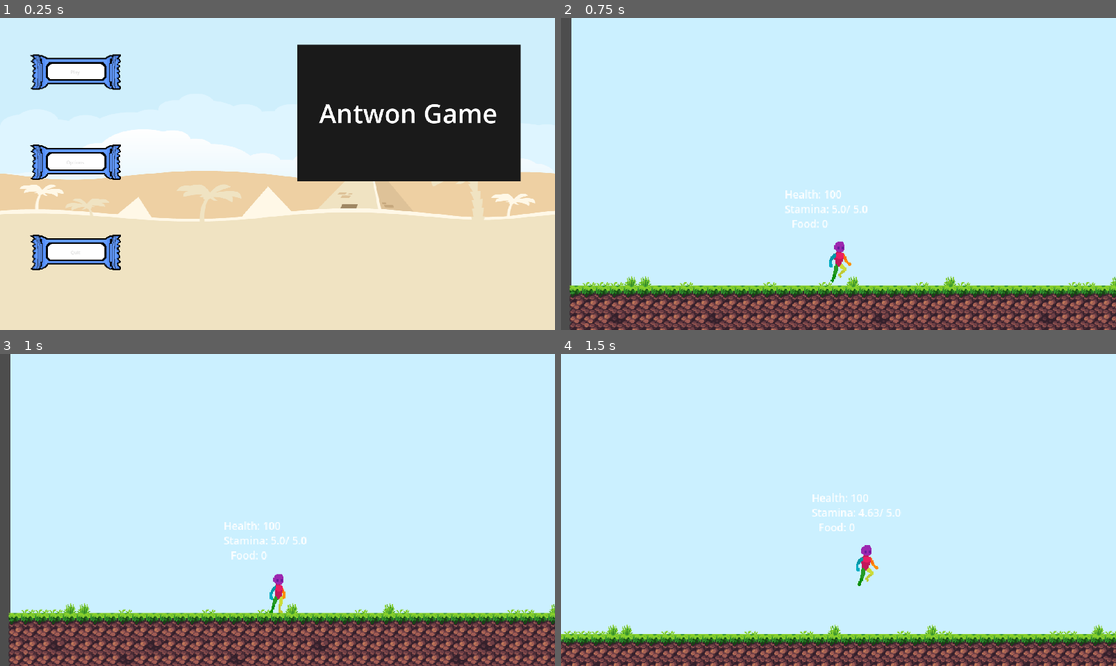
Above: before the commit, frames 1-4 (two rows, left to right).
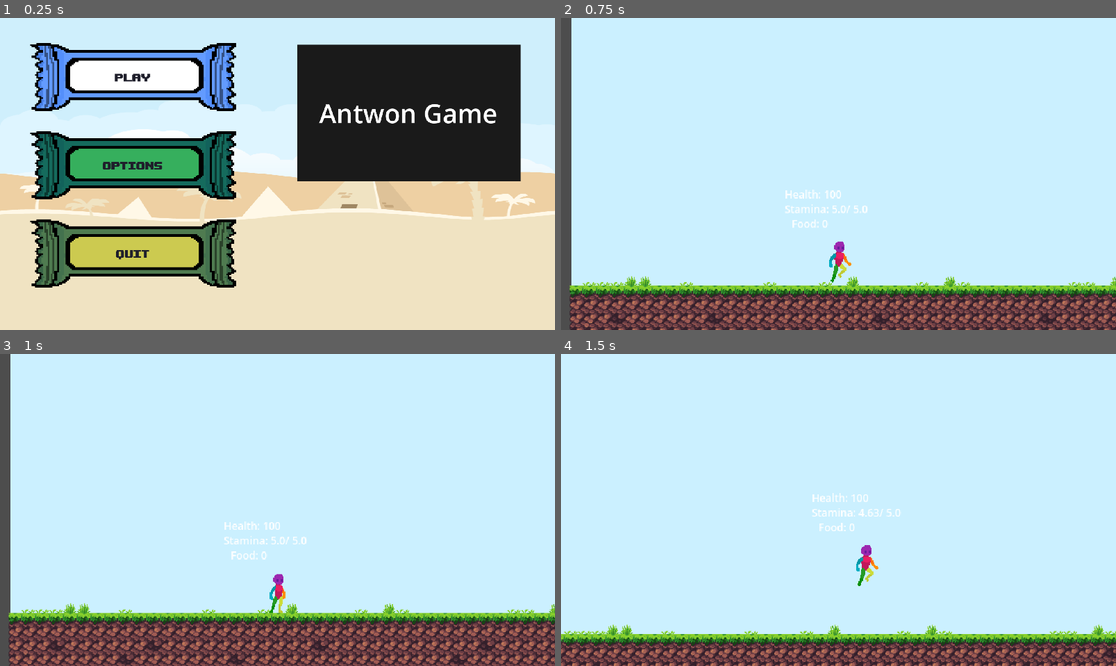
Above: after the commit, the same moments.

Repository: raumonte/Shovel_Gam_Jam
Game: Godot game, scene res://Scenes/main_menu.tscn
Same seed, same stepped clock (60 frames per second), same inputs: the game is played once before the commit and once after it. The engine's default icon, where the game draws it, is replaced by a stand-in: a white triangle on a blue panel in a dark square. Sound files missing from this copy of the repository are replaced by a short silence.
Inputs:
- Up to frame 1 (0.25 s): no input
- Up to frame 2 (0.75 s): click "Play" at 0.5 s
- Up to frame 3 (1 s): no input
- Up to frame 4 (1.5 s): tap Enter (ui_accept) at 1.25 s; hold Right (ui_right) from 1.28 s (still down); hold Shift (Ability_1) from 1.28 s (still down)

The runs differ from the first frame. In frame 1, 19% of the frame differs, in the area x 5-43%, y 8-87%; in frame 2, nothing differs; in frame 3, nothing differs; in frame 4, nothing differs.

Commit message:
Improved Main Menu Buttons

Diff:
--- a/HeaderLarge.tres
+++ /dev/null
@@ -1,7 +0,0 @@
-[gd_resource type="Theme" load_steps=2 format=3 uid="uid://cqmo8y3g8qa3p"]
-
-[sub_resource type="StyleBoxTexture" id="StyleBoxTexture_rd5c2"]
-
-[resource]
-Button/styles/normal = SubResource("StyleBoxTexture_rd5c2")
-HeaderLarge/font_sizes/font_size = 90
--- a/Scenes/DevLevel.tscn
+++ b/Scenes/DevLevel.tscn
@@ -7,6 +7,7 @@
 [ext_resource type="AudioStream" uid="uid://bowua2u7twi6k" path="res://Audio/AntsGoMarching_ForTheColony.wav" id="3_af4eh"]
 [ext_resource type="PackedScene" uid="uid://dog8ihjv5cf51" path="res://Scenes/Beetle.tscn" id="4_1bib3"]
 [ext_resource type="Script" uid="uid://citwafivocwtg" path="res://Scripts/scene_manager.gd" id="5_4nm10"]
+[ext_resource type="PackedScene" uid="uid://qyolo4frexg0" path="res://Scenes/player_hud.tscn" id="7_806vr"]
 [ext_resource type="PackedScene" uid="uid://bt84lbonha13h" path="res://Scenes/Food.tscn" id="8_nix4l"]
 
 [sub_resource type="TileSetAtlasSource" id="TileSetAtlasSource_af4eh"]
@@ -181,7 +182,12 @@
 [node name="Camera2D" type="Camera2D" parent="SceneManager/Player"]
 position = Vector2(0, -45)
 zoom = Vector2(4, 4)
-position_smoothing_enabled = true
+
+[node name="Player HUD" parent="SceneManager/Player/Camera2D" instance=ExtResource("7_806vr")]
+offset_left = 689.0
+offset_top = 381.0
+offset_right = 689.0
+offset_bottom = 381.0
 
 [node name="Food_Source" type="StaticBody2D" parent="SceneManager"]
 position = Vector2(-1, 2)
--- a/Scenes/main_menu.tscn
+++ b/Scenes/main_menu.tscn
@@ -1,11 +1,12 @@
-[gd_scene load_steps=7 format=3 uid="uid://c4iuh5umr33ig"]
+[gd_scene load_steps=8 format=3 uid="uid://c4iuh5umr33ig"]
 
 [ext_resource type="Script" uid="uid://22fnl52wtn8c" path="res://Scripts/main_menu.gd" id="1_glbon"]
 [ext_resource type="Texture2D" uid="uid://bvu7q7rqyxr4p" path="res://Sprites/Placeholder/Placeholder UI Art/backgroundColorDesert.png" id="1_jix8l"]
-[ext_resource type="Theme" uid="uid://cqmo8y3g8qa3p" path="res://HeaderLarge.tres" id="2_fu7sn"]
+[ext_resource type="Theme" uid="uid://cqmo8y3g8qa3p" path="res://UI/HeaderLarge.tres" id="2_fu7sn"]
 [ext_resource type="Script" uid="uid://pekksw4la6ix" path="res://Scripts/main_menu_manager.gd" id="2_opfnp"]
-[ext_resource type="Texture2D" uid="uid://cajx1xf4ne4b1" path="res://Sprites/Placeholder/Placeholder UI Art/Button_Granola_Bar_Final.png" id="4_ce3w2"]
+[ext_resource type="Theme" uid="uid://7s46va7fkcvg" path="res://UI/OptionsButton.tres" id="5_cp0ys"]
 [ext_resource type="AudioStream" uid="uid://bowua2u7twi6k" path="res://Audio/AntsGoMarching_ForTheColony.wav" id="5_n45e2"]
+[ext_resource type="Theme" uid="uid://d2slw4gd100lu" path="res://UI/QuitButton.tres" id="6_yhxw7"]
 
 [node name="CanvasLayer" type="CanvasLayer"]
 script = ExtResource("1_glbon")
@@ -43,26 +44,25 @@
 anchors_preset = 9
 anchor_bottom = 1.0
 offset_left = 104.0
-offset_top = 34.0
-offset_right = 418.0
+offset_top = 54.0
+offset_right = 816.0
 offset_bottom = -114.0
 grow_vertical = 2
+theme = ExtResource("2_fu7sn")
 
 [node name="Play" type="Button" parent="Control/VBoxContainer"]
 layout_mode = 2
 size_flags_vertical = 3
 theme = ExtResource("2_fu7sn")
 text = "Play"
-icon = ExtResource("4_ce3w2")
 icon_alignment = 1
 expand_icon = true
 
 [node name="Options" type="Button" parent="Control/VBoxContainer"]
 layout_mode = 2
 size_flags_vertical = 3
-theme = ExtResource("2_fu7sn")
+theme = ExtResource("5_cp0ys")
 text = "Options"
-icon = ExtResource("4_ce3w2")
 clip_text = true
 icon_alignment = 1
 expand_icon = true
@@ -70,9 +70,8 @@
 [node name="Quit" type="Button" parent="Control/VBoxContainer"]
 layout_mode = 2
 size_flags_vertical = 3
-theme = ExtResource("2_fu7sn")
+theme = ExtResource("6_yhxw7")
 text = "Quit"
-icon = ExtResource("4_ce3w2")
 clip_text = true
 icon_alignment = 1
 expand_icon = true
--- /dev/null
+++ b/Scenes/player_hud.tscn
@@ -0,0 +1,48 @@
+[gd_scene load_steps=3 format=3 uid="uid://qyolo4frexg0"]
+
+[ext_resource type="Texture2D" uid="uid://m5hgptomjdqa" path="res://Sprites/Antwon_Health_Stamina.png" id="1_pk5j4"]
+
+[sub_resource type="Theme" id="Theme_pk5j4"]
+
+[node name="Player HUD" type="Control"]
+z_index = 2
+layout_mode = 3
+anchors_preset = 15
+anchor_right = 1.0
+anchor_bottom = 1.0
+grow_horizontal = 2
+grow_vertical = 2
+
+[node name="Sprite2D" type="Sprite2D" parent="."]
+z_index = 5
+position = Vector2(-858, -488)
+texture = ExtResource("1_pk5j4")
+
+[node name="HBoxContainer" type="HBoxContainer" parent="Sprite2D"]
+offset_left = -33.0
+offset_top = -10.0
+offset_right = 63.0
+offset_bottom = -4.0
+alignment = 2
+
+[node name="ProgressBar" type="ProgressBar" parent="Sprite2D/HBoxContainer"]
+layout_mode = 2
+size_flags_horizontal = 3
+size_flags_vertical = 1
+theme = SubResource("Theme_pk5j4")
+fill_mode = 1
+show_percentage = false
+
+[node name="HBoxContainer2" type="HBoxContainer" parent="Sprite2D"]
+offset_left = -33.0
+offset_top = -3.0
+offset_right = 63.0
+offset_bottom = 3.0
+alignment = 2
+
+[node name="ProgressBar2" type="ProgressBar" parent="Sprite2D/HBoxContainer2"]
+layout_mode = 2
+size_flags_horizontal = 3
+size_flags_vertical = 1
+fill_mode = 1
+show_percentage = false
--- /dev/null
+++ b/UI/HeaderLarge.tres
@@ -0,0 +1,37 @@
+[gd_resource type="Theme" load_steps=5 format=3 uid="uid://cqmo8y3g8qa3p"]
+
+[ext_resource type="FontFile" uid="uid://q41xhqnbie1n" path="res://UI/upheavtt.ttf" id="1_oesfy"]
+[ext_resource type="Texture2D" uid="uid://cajx1xf4ne4b1" path="res://Sprites/Placeholder/Placeholder UI Art/Button_Granola_Bar_Final.png" id="2_mc7hh"]
+
+[sub_resource type="StyleBoxTexture" id="StyleBoxTexture_oesfy"]
+texture = ExtResource("2_mc7hh")
+
+[sub_resource type="StyleBoxTexture" id="StyleBoxTexture_l3v8x"]
+texture = ExtResource("2_mc7hh")
+
+[resource]
+default_font_size = 25
+Button/colors/font_color = Color(0.121569, 0.121569, 0.168627, 1)
+Button/colors/font_disabled_color = Color(0.875, 0.875, 0.875, 0.5)
+Button/colors/font_focus_color = Color(0.266667, 0.666667, 0.0666667, 1)
+Button/colors/font_hover_color = Color(0.266667, 0.666667, 0.0666667, 1)
+Button/colors/font_hover_pressed_color = Color(0.196, 0.49, 0.049, 1)
+Button/colors/font_outline_color = Color(0, 0, 0, 1)
+Button/colors/font_pressed_color = Color(0.18, 0.45, 0.045, 1)
+Button/colors/icon_disabled_color = Color(1, 1, 1, 0.4)
+Button/colors/icon_focus_color = Color(1, 1, 1, 1)
+Button/colors/icon_hover_color = Color(1, 1, 1, 1)
+Button/colors/icon_hover_pressed_color = Color(1, 1, 1, 1)
+Button/colors/icon_normal_color = Color(1, 1, 1, 1)
+Button/colors/icon_pressed_color = Color(1, 1, 1, 1)
+Button/constants/align_to_largest_stylebox = 0
+Button/constants/h_separation = 4
+Button/constants/outline_size = 0
+Button/font_sizes/font_size = 51
+Button/fonts/font = ExtResource("1_oesfy")
+Button/styles/disabled = null
+Button/styles/focus = null
+Button/styles/hover = SubResource("StyleBoxTexture_oesfy")
+Button/styles/normal = SubResource("StyleBoxTexture_l3v8x")
+Button/styles/pressed = null
+HeaderLarge/font_sizes/font_size = 90
--- /dev/null
+++ b/UI/OptionsButton.tres
@@ -0,0 +1,10 @@
+[gd_resource type="Theme" load_steps=3 format=3 uid="uid://7s46va7fkcvg"]
+
+[ext_resource type="Texture2D" uid="uid://cajx1xf4ne4b1" path="res://Sprites/Placeholder/Placeholder UI Art/Button_Granola_Bar_Final.png" id="1_0rjnr"]
+
+[sub_resource type="StyleBoxTexture" id="StyleBoxTexture_dioc8"]
+texture = ExtResource("1_0rjnr")
+modulate_color = Color(0.213183, 0.687748, 0.363704, 1)
+
+[resource]
+Button/styles/normal = SubResource("StyleBoxTexture_dioc8")
--- /dev/null
+++ b/UI/QuitButton.tres
@@ -0,0 +1,10 @@
+[gd_resource type="Theme" load_steps=3 format=3 uid="uid://d2slw4gd100lu"]
+
+[ext_resource type="Texture2D" uid="uid://cajx1xf4ne4b1" path="res://Sprites/Placeholder/Placeholder UI Art/Button_Granola_Bar_Final.png" id="1_uhebi"]
+
+[sub_resource type="StyleBoxTexture" id="StyleBoxTexture_555jk"]
+texture = ExtResource("1_uhebi")
+modulate_color = Color(0.8, 0.791867, 0.312, 1)
+
+[resource]
+Button/styles/normal = SubResource("StyleBoxTexture_555jk")
--- a/project.godot
+++ b/project.godot
@@ -14,6 +14,10 @@
 run/main_scene="uid://c4iuh5umr33ig"
 config/features=PackedStringArray("4.4", "GL Compatibility")
 config/icon="res://Sprites/icon.svg"
+
+[audio]
+
+buses/default_bus_layout="res://Audio/default_bus_layout.tres"
 
 [autoload]
 
Renamed: default_bus_layout.tres -> Audio/default_bus_layout.tres
Not shown: 1 places in Scenes/DevLevel.tscn that only renumber resources
Not shown: 1 places in Scenes/Game.tscn that only renumber resources
Binary file added: Scripts/Antwon_Health_Stamina.png
Not shown, added: Scripts/Antwon_Health_Stamina.png.import
Binary file added: Sprites/Antwon_Health_Stamina.png
Not shown, added: Sprites/Antwon_Health_Stamina.png.import
Binary file added: UI/upheavtt.ttf
Not shown, added: UI/upheavtt.ttf.import
